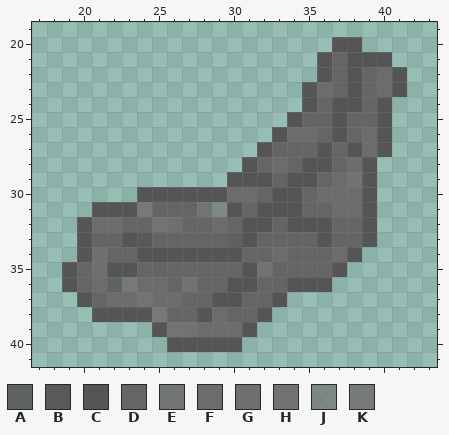
File history of a pixel-art file, Assets/Astroids/CrackedAstroids/CrackedAstroids2.aseprite. Above, as it was before the edit.
64x64 pixels, 1 frame. Colours within 5 levels of each other are drawn and written as one. Shown: x 17..43, y 19..41.
Palette (. is transparent): A #555555da  B #555555f1  C #555555  D #656565  E #6c6c6ce0  F #6c6c6c  G #6d6d6df7  H #727272  J #757575bc  K #757575ed
Pixels before, first column x 19:
20 ..................CC...
21 .................CDCCC.
22 .................CDCDFC
23 ................CFDCDFC
24 ................CDCCDC.
25 ...............CDDCDDC.
26 ..............CFFDCDFC.
27 .............CDDDCDCFC.
28 ............CDFDCCDFC..
29 ...........CCCDCCDFHC..
30 .....CCCCCCFFDCCDFFFC..
31 ..CCCKDDDEJCDCCCDDFFC..
32 .CFFDDEGDDFDCCDCCCDDC..
33 .CDDCBDDDDDACDDDDCDDC..
34 .CGDDCCCCCCCDDFDDDFC...
35 CDGCCDDDDDDDCHDDDDC....
36 CDFAKFFDHDDCCDDCCC.....
37 .CDFFEFFDDCCDDC........
38 ..CCCCKDDCFDDC.........
39 ......CEHFFFC..........
40 .......CCCCC...........
After:
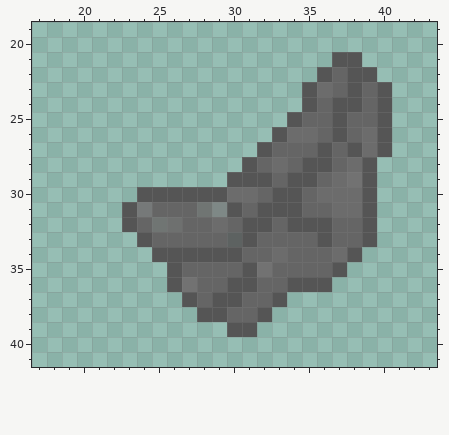
From old to new:
y 20: x 37..38 CC -> ..
y 21: x 36..37 CD -> .C; x 39..40 CC -> ..
y 22: x 39..41 DFC -> C..
y 23: x 40..41 FC -> C.
y 31: x 21..22 CC -> ..
y 32: x 20..23 CFFD -> ...C
y 33: x 20..24 CDDCB -> ....C
y 34: x 20..24 CGDDC -> .....
y 35: x 19..26 CDGCCDDD -> .......C
y 36: x 19..26 CDFAKFFD -> .......C
y 37: x 20..27 CDFFEFFD -> .......C
y 38: x 21..27 CCCCKDD -> .......; x 29 F -> C
y 39: x 25..30 CEHFFF -> .....C
y 40: x 26..30 CCCCC -> .....
